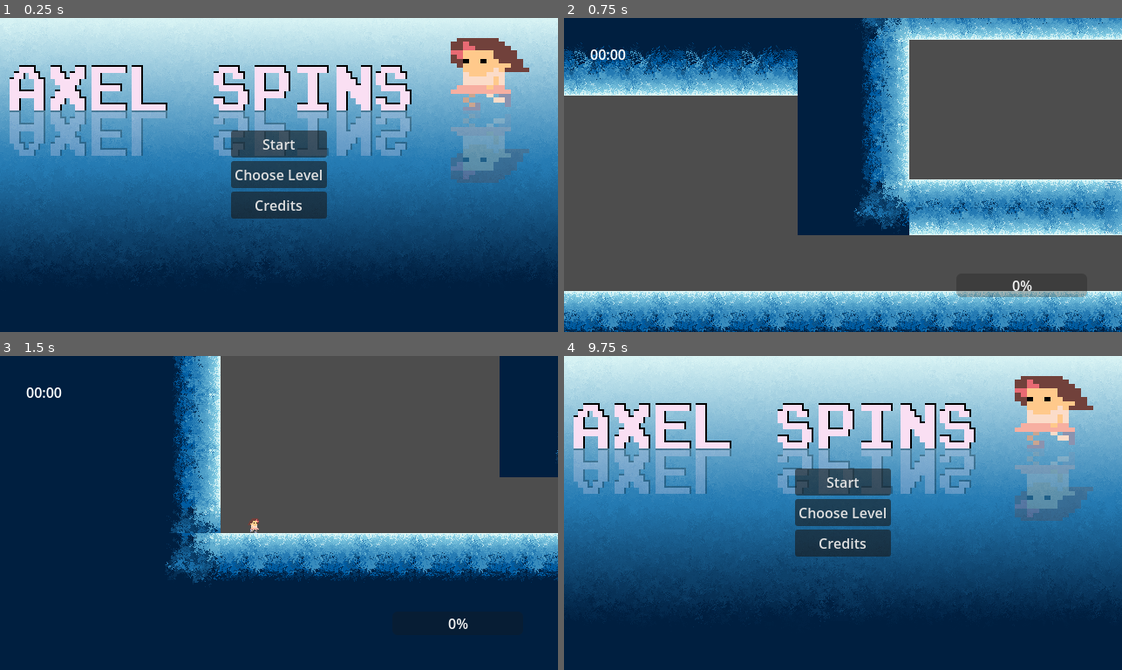
Above: before the commit, frames 1-4 (two rows, left to right).
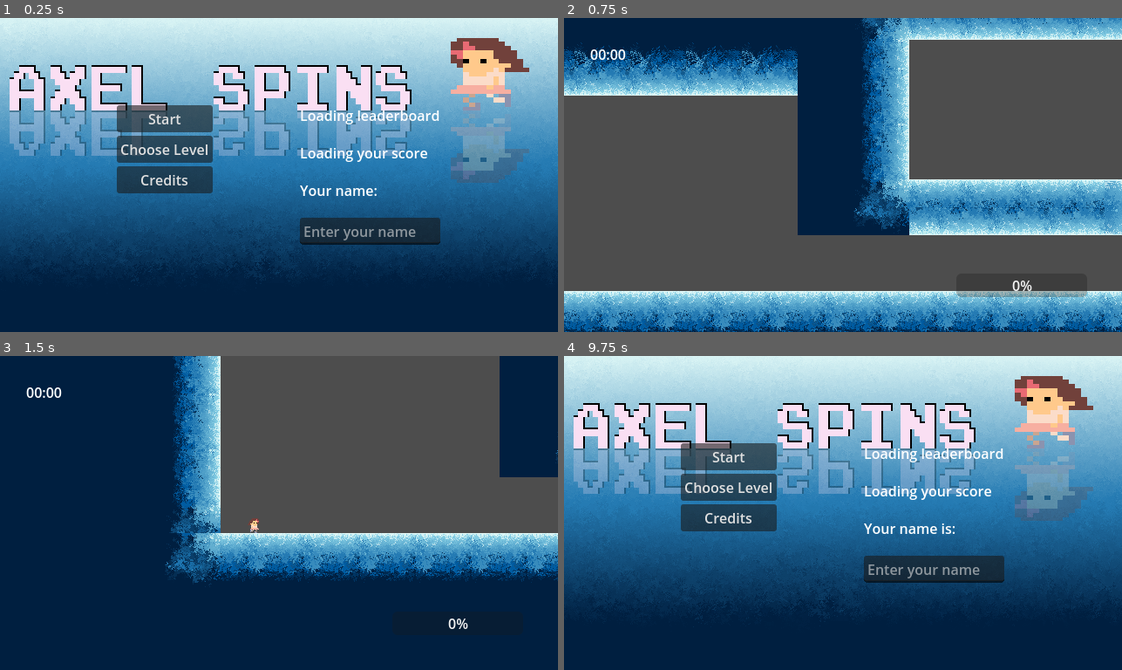
Above: after the commit, the same moments.

Repository: Bitsilisk/speedjam-8
Game: Godot game, scene res://scenes/main.tscn
Same seed, same stepped clock (60 frames per second), same inputs: the game is played once before the commit and once after it.
Inputs (mouse positions are in pixels of both pictures, inside the frame that each line leads up to):
- Up to frame 1 (0.25 s): no input
- Up to frame 2 (0.75 s): click "Start" at 0.5 s
- Up to frame 3 (1.5 s): tap Enter (enter) at 1.25 s; move the mouse to (401, 497) at 1.27 s; hold D (move_right) from 1.28 s (still down); tap Shift (dash) at 1.35 s; click (401, 497) at 1.42 s
- Up to frame 4 (9.75 s): tap Space (jump) at 1.52, 2.27, 3.77, 4.52, 5.27, 6.77, 7.52, 8.27 s; move the mouse to (731, 528) at 2.02 s; release D (move_right) at 2.03 s; hold Down (down) 2.03-2.78 s; tap Enter (enter) at 2.1, 5.85, 9.6 s; move the mouse to (898, 443) at 2.77 s; hold D (move_right) 2.78-3.53 s; tap S (fast_fall) at 2.85, 6.6 s; move the mouse to (815, 575) at 3.52 s; hold Up (up) 3.53-4.28 s; tap F at 3.6 s; click (815, 575) at 3.67 s; move the mouse to (1010, 560) at 4.27 s; hold Left (left) 4.28-5.78 s; tap Q at 4.35, 8.1 s; move the mouse to (675, 465) at 5.02 s; tap Shift (dash) at 5.1, 8.85 s; move the mouse to (870, 513) at 5.77 s; hold Down (down) 5.78-6.53 s; click (870, 513) at 5.92 s; move the mouse to (759, 434) at 6.52 s; hold D (move_right) 6.53-7.28 s; move the mouse to (965, 497) at 7.27 s; hold Up (up) 7.28-8.03 s; hold F 7.28-8.03 s; move the mouse to (731, 528) at 8.02 s; hold D (move_right) 8.03-8.78 s; click (731, 528) at 8.17 s; move the mouse to (898, 443) at 8.77 s; hold Down (down) 8.78-9.53 s; tap R (restart) at 9.5 s; move the mouse to (815, 575) at 9.52 s; hold Left (left) from 9.53 s (still down)

The runs differ from the first frame. In frame 1, 12% of the frame differs, in the area x 20-79%, y 27-73%; in frame 2, nothing differs; in frame 3, nothing differs; in frame 4, 12%.
Error before the commit: Invalid access to property or key 'items' on a base object of type 'Nil'. (res://scripts/leaderboard.gd:154)
Error after the commit: Invalid access to property or key 'player_identifier' on a base object of type 'Nil'. (res://scripts/leaderboard.gd:81)

Commit message:
uncomment stuff.

Diff:
--- a/scenes/main_menu.tscn
+++ b/scenes/main_menu.tscn
@@ -71,7 +71,6 @@
 text = "Credits"
 
 [node name="leaderboard" type="VBoxContainer" parent="CenterContainer/HBoxContainer"]
-visible = false
 layout_mode = 2
 theme_override_constants/separation = 20
 script = ExtResource("2_aedt5")
--- a/scripts/leaderboard.gd
+++ b/scripts/leaderboard.gd
@@ -24,8 +24,7 @@
 @onready var current_name = $current_name
 
 func _ready():
-	pass
-	#_authentication_request()
+	_authentication_request()
 
 func load_new_info(new_score):
 	_upload_score(new_score)
